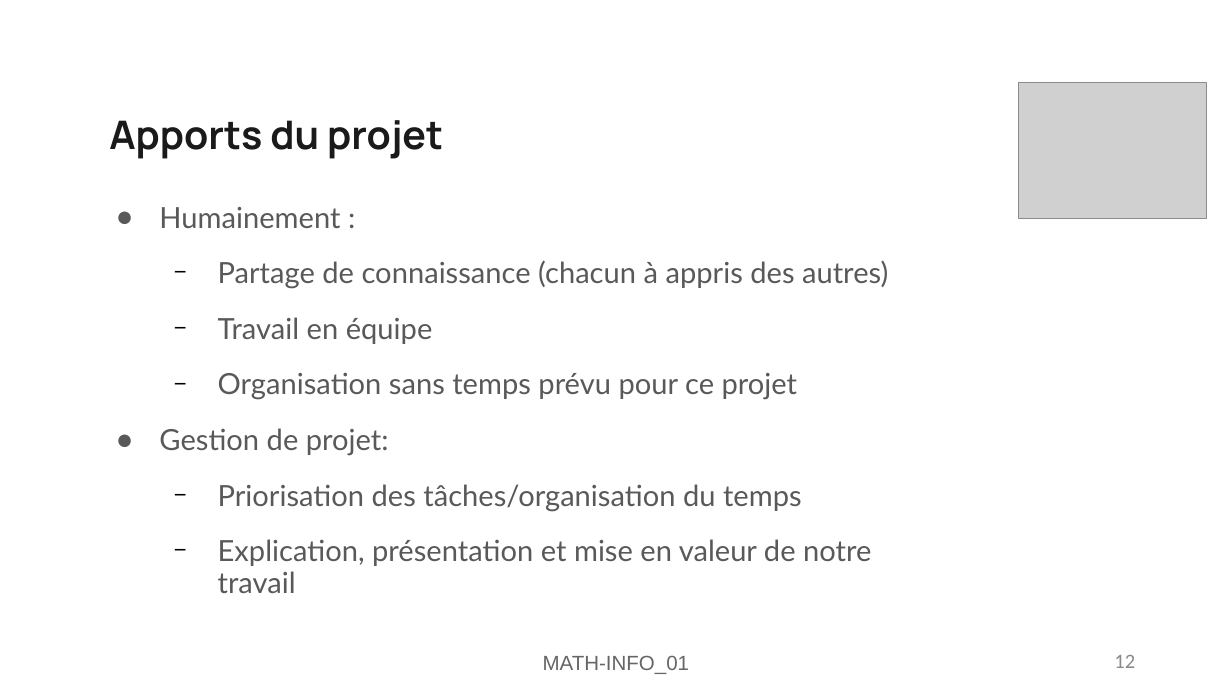
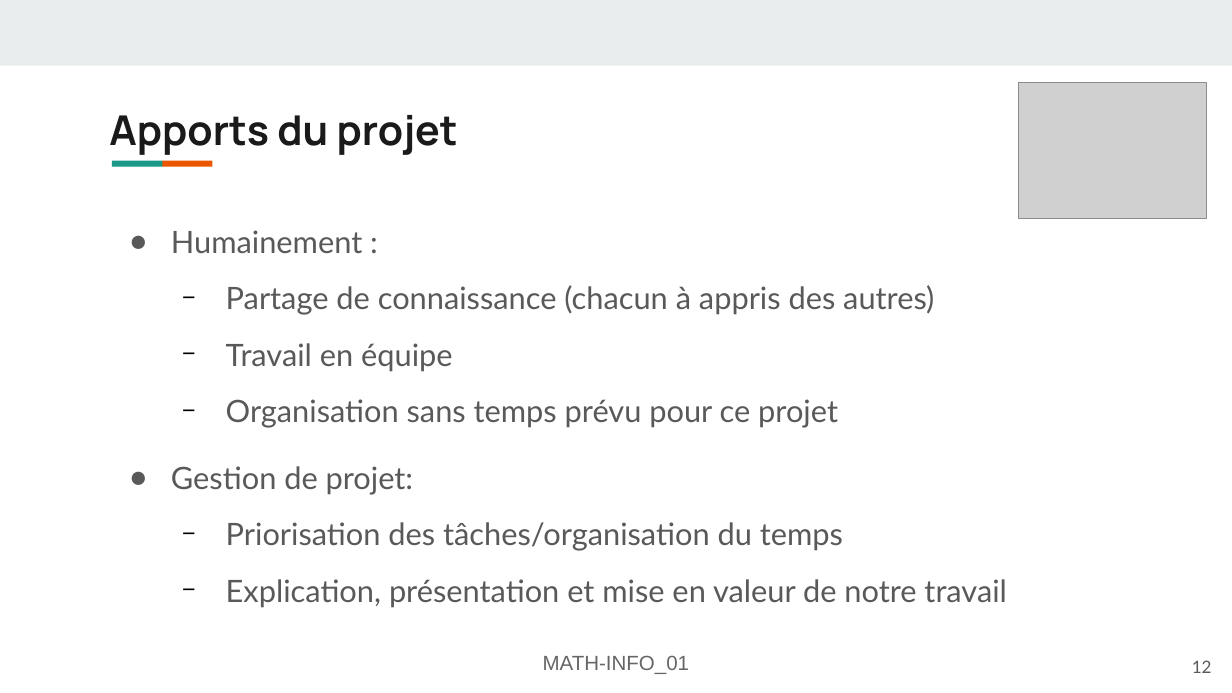
Before and after one commit to FlashOnFire/MirrorVerse, a slide deck: slide 12 of project_managment/pres2/MATH-INFO_01-Présentation-mirror-verse.odp. Drawn at 1232x693 pixels with LibreOffice and Linux fonts; fonts in the diff are those of the drawing; grey boxes stand for pictures. Boxes give left, top, right and bottom in pixels: in the first picture for what was removed or moved away, otherwise in the second. Text is boxed around its words. In the diff, an @@ line names an element or a change of style, - is before the commit and + after.

```diff
--- a/project_managment/pres2/MATH-INFO_01-Présentation-mirror-verse.odp
+++ b/project_managment/pres2/MATH-INFO_01-Présentation-mirror-verse.odp
@@ rectangle added at <box>0,0,1232,65</box>, fill #E9EDEE @@
@@ title "Apports du projet" at <box>109,115,458,155</box>: size 23 to 24.1 pt; line spacing 1 to 0.9 @@
@@ rectangle added at <box>112,160,163,166</box>, fill #1A9988 @@
@@ rectangle added at <box>161,160,212,166</box>, fill #EB5600 @@
@@ text "Humainement :": place and size @@
-text "Humainement :" at <box>159,207,888,593</box>
+text "Humainement :" at <box>171,230,1007,608</box>
@@ text "Humainement :" at <box>171,230,1007,608</box>: size 17 to 18 pt; indent changed; line spacing 1.05 to 1.15; line spacing 0.9 to 1; less space between paragraphs; line spacing 0.9 to 1.15 @@
@@ page number: place and size @@
-page number at <box>1114,655,1135,668</box>
+page number at <box>1192,660,1212,673</box>
@@ page number at <box>1192,660,1212,673</box>: size 12 to 10 pt, font Calibri to Lato, text colour #898989 to #595959 @@
```
Also in this commit, not shown: 11 other slides changed, 1 other file.
